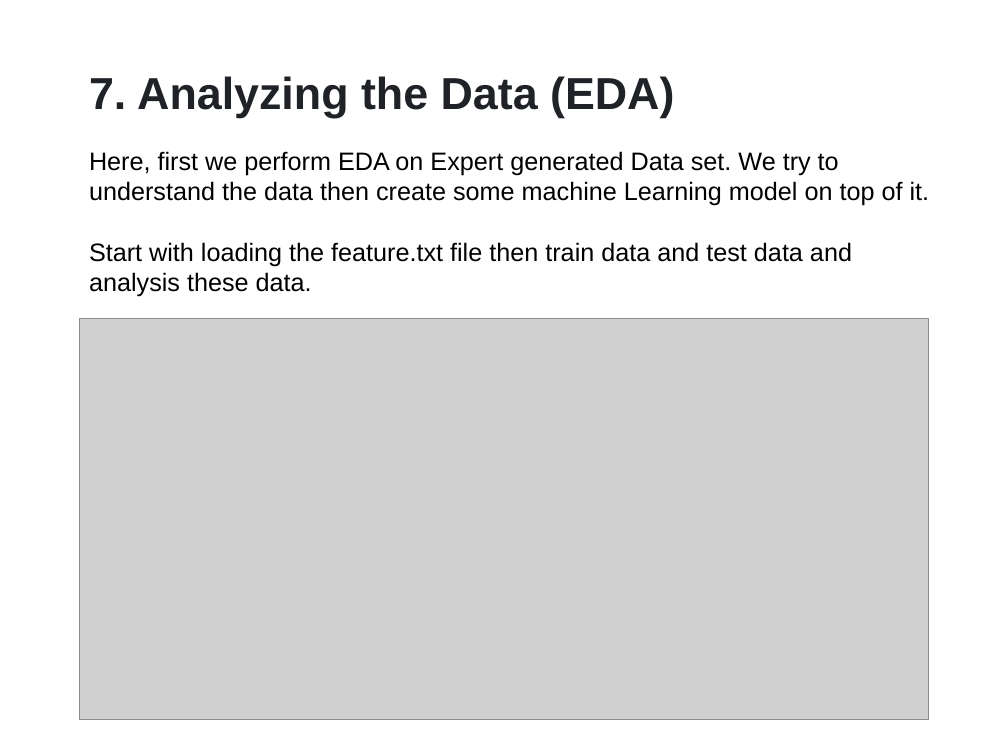
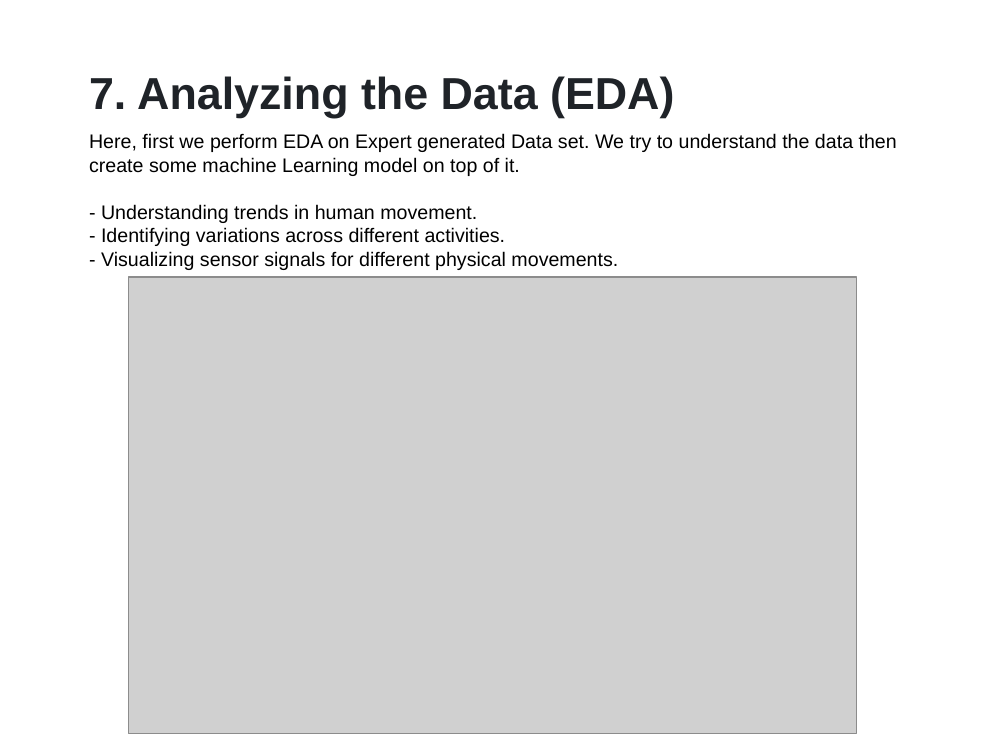
Before and after one commit to 2023aiml073/-Human-Activity-Recognition-for-Health-Monitoring-Using-Wearable-Devices, a slide deck: slide 18 of Document/Cohort11_Group6_CapstoneProject_Presentation.pptx (slide 14 before the commit). Drawn at 1008x756 pixels with LibreOffice and Linux fonts; fonts in the diff are those of the drawing; grey boxes stand for pictures. Boxes give left, top, right and bottom in pixels: in the first picture for what was removed or moved away, otherwise in the second. Text is boxed around its words. In the diff, an @@ line names an element or a change of style, - is before the commit and + after.

```diff
--- a/Document/Cohort11_Group6_CapstoneProject_Presentation.pptx
+++ b/Document/Cohort11_Group6_CapstoneProject_Presentation.pptx
@@ text "Here, first we perform EDA ...": place and size @@
-text "Here, first we perform EDA ..." at <box>89,151,930,296</box>
+text "Here, first we perform EDA ..." at <box>89,133,897,270</box>
@@ text at <box>89,133,897,176</box>: size 18 to 14 pt in "Here, first we perform EDA on Expert ..." @@
@@ text at <box>101,204,618,270</box>: text changed; size 18 to 14 pt @@
-Start with loading the feature.txt file then train data and test data and analysis these data.
+- Understanding trends in human movement.
+- Identifying variations across different activities.
+- Visualizing sensor signals for different physical movements.
@@ picture: place and size @@
-picture at <box>79,319,928,719</box>
+picture at <box>129,277,857,734</box>
```
Also in this commit, not shown: 2 other slides changed, 5 slides added, 1 slide removed, 1 other file.
